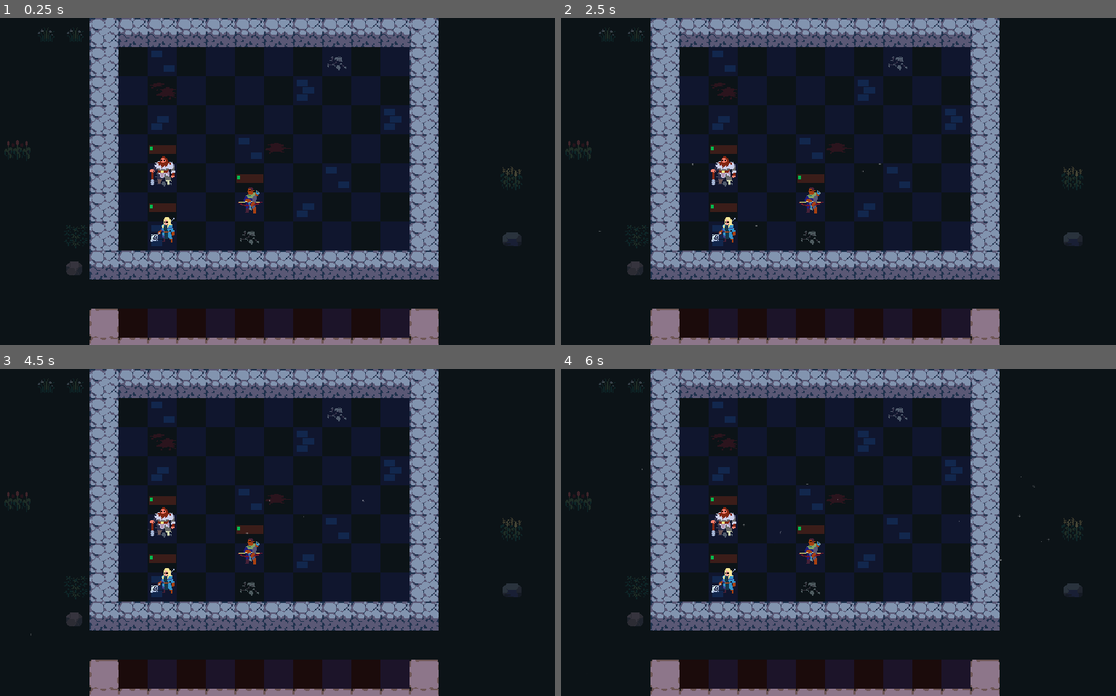
Above: before the commit, frames 1-4 (two rows, left to right).
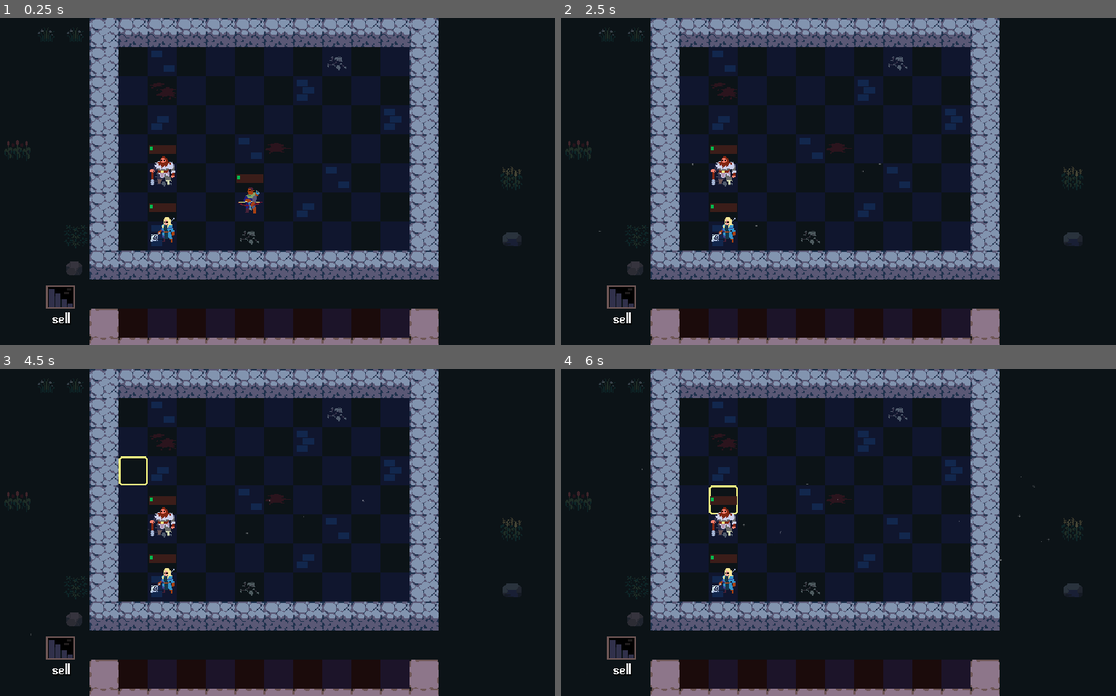
Above: after the commit, the same moments.

Repository: AllanSechrist/autobattler
Game: Godot game, scene res://scenes/Arena/arena.tscn
Same seed, same stepped clock (60 frames per second), same inputs: the game is played once before the commit and once after it.
Inputs (mouse positions are in pixels of both pictures, inside the frame that each line leads up to):
- Up to frame 1 (0.25 s): no input
- Up to frame 2 (2.5 s): tap Enter at 0.5 s; drag from (721, 227) to (882, 109) at 0.52 s; drag from (721, 171) to (794, 246) at 1.27 s; move the mouse to (810, 201) at 2.02 s; press the mouse at (810, 201) at 2.03 s; tap S (quick_sell) at 2.3 s
- Up to frame 3 (4.5 s): release the mouse at (249, 552) at 2.75 s; tap Space at 2.75, 4.25 s; drag from (233, 597) to (88, 483) at 2.77 s; tap Enter at 3.5 s; move the mouse to (438, 581) at 3.52 s; hold S (quick_sell) 3.53-4.25 s; click (438, 581) at 3.67 s; drag from (88, 483) to (177, 450) at 4.27 s
- Up to frame 4 (6 s): tap Enter at 5 s; move the mouse to (855, 532) at 5.02 s; hold S (quick_sell) 5.03-5.75 s; click (855, 532) at 5.17 s; tap Space at 5.75 s; drag from (738, 450) to (721, 578) at 5.77 s

The runs differ from the first frame. In frame 1, 0.3% of the frame differs, in the area x 8-14%, y 81-94%; in frame 2, 0.5%; in frame 3, 0.6%, in the area x 8-48%, y 26-94%; in frame 4, 0.6%.

Commit message:
Finish sell portal

Diff:
--- a/data/units/odin.tres
+++ b/data/units/odin.tres
@@ -7,5 +7,6 @@
 name = "Odin"
 rarity = 2
 gold_cost = 4
+tier = 2
 skin_coordinates = Vector2i(1, 3)
 metadata/_custom_type_script = "uid://wk6repg2p3if"
--- a/project.godot
+++ b/project.godot
@@ -24,6 +24,10 @@
 window/stretch/mode="viewport"
 window/stretch/scale_mode="integer"
 
+[gui]
+
+theme/custom="uid://dfwyixi7xkn7k"
+
 [input]
 
 select={
--- a/scenes/Arena/arena.gd
+++ b/scenes/Arena/arena.gd
@@ -7,7 +7,9 @@
 
 @onready var unit_mover: UnitMover = $UnitMover
 @onready var unit_spawner: UnitSpawner = $UnitSpawner
+@onready var sell_portal: SellPortal = $SellPortal
 
 
 func _ready() -> void:
 	unit_spawner.unit_spawned.connect(unit_mover.setup_unit)
+	unit_spawner.unit_spawned.connect(sell_portal.setup_unit)
--- a/scenes/Arena/arena.tscn
+++ b/scenes/Arena/arena.tscn
@@ -12,6 +12,8 @@
 [ext_resource type="Script" uid="uid://c606owsn8dwlr" path="res://components/unit_spawner.gd" id="9_6w4xk"]
 [ext_resource type="Resource" uid="uid://oiqrmlnsh54q" path="res://data/units/odin.tres" id="9_s83md"]
 [ext_resource type="Resource" uid="uid://br7p6eabbpoj2" path="res://data/units/robin.tres" id="10_fv88w"]
+[ext_resource type="PackedScene" uid="uid://cykrshpjfsd1v" path="res://scenes/sell portal/sell_portal.tscn" id="13_s83md"]
+[ext_resource type="Resource" uid="uid://c83nqfvvcnigp" path="res://data/player/player_stats.tres" id="14_fv88w"]
 
 [sub_resource type="Curve" id="Curve_8iili"]
 _data = [Vector2(0, 0), 0.0, 0.0, 0, 0, Vector2(0.241158, 1), 0.0, 0.0, 0, 0, Vector2(0.752412, 1), 0.0, 0.0, 0, 0, Vector2(1, 0), 0.0, 0.0, 0, 0]
@@ -137,3 +139,7 @@
 script = ExtResource("9_6w4xk")
 bench = NodePath("../Bench")
 game_area = NodePath("../GameArea")
+
+[node name="SellPortal" parent="." instance=ExtResource("13_s83md")]
+position = Vector2(80, 288)
+player_stats = ExtResource("14_fv88w")
--- /dev/null
+++ b/scenes/sell portal/sell_portal.gd
@@ -0,0 +1,45 @@
+class_name SellPortal
+extends Area2D
+
+@export var player_stats: PlayerStats
+
+@onready var outline_highlighter: OutlineHighlighter = $OutlineHighlighter
+@onready var gold: HBoxContainer = %Gold
+@onready var gold_label: Label = %GoldLabel
+
+var current_unit: Unit
+
+func _ready() -> void:
+	var units := get_tree().get_nodes_in_group("units")
+	for unit: Unit in units:
+		setup_unit(unit)
+
+func setup_unit(unit: Unit) -> void:
+	unit.drag_and_drop.dropped.connect(_on_unit_dropped.bind(unit))
+	unit.quick_sell_pressed.connect(_sell_unit.bind(unit))
+
+func _sell_unit(unit: Unit) -> void:
+	player_stats.gold += unit.stats.get_gold_value()
+	# TODO give items back to item pool
+	# TODO put units back to the pool
+	print(player_stats.gold)
+
+	unit.queue_free()
+
+func _on_unit_dropped(_starting_position: Vector2, unit: Unit) -> void:
+	if unit and unit == current_unit:
+		_sell_unit(unit)
+
+func _on_area_entered(unit: Unit) -> void:
+	current_unit = unit
+	outline_highlighter.highlight()
+	gold_label.text = str(unit.stats.get_gold_value())
+	gold.show()
+
+
+func _on_area_exited(unit: Unit) -> void:
+	if unit and unit == current_unit:
+		current_unit = null
+
+	outline_highlighter.clear_highlight()
+	gold.hide()
--- a/scenes/sell portal/sell_portal.tscn
+++ b/scenes/sell portal/sell_portal.tscn
@@ -1,13 +1,20 @@
-[gd_scene load_steps=5 format=3 uid="uid://cykrshpjfsd1v"]
+[gd_scene load_steps=8 format=3 uid="uid://cykrshpjfsd1v"]
 
 [ext_resource type="Material" uid="uid://bb8m5fhpi4wqn" path="res://assets/shaders/2d_outline_shader.tres" id="1_is4ia"]
+[ext_resource type="Script" uid="uid://c2abv4png5g4x" path="res://scenes/sell portal/sell_portal.gd" id="1_wdlnr"]
 [ext_resource type="Texture2D" uid="uid://b1ro1ssup7dcp" path="res://assets/sprites/tiles.png" id="2_75lsn"]
 [ext_resource type="Script" uid="uid://7sjewfe8dsgu" path="res://components/outline_highlighter.gd" id="3_wdlnr"]
+[ext_resource type="Texture2D" uid="uid://c4awhqfup7o2k" path="res://assets/sprites/gold.png" id="4_75lsn"]
 
 [sub_resource type="CircleShape2D" id="CircleShape2D_i0dbo"]
 radius = 22.6274
 
+[sub_resource type="LabelSettings" id="LabelSettings_is4ia"]
+shadow_size = 2
+shadow_color = Color(0, 0, 0, 0.368627)
+
 [node name="SellPortal" type="Area2D"]
+script = ExtResource("1_wdlnr")
 
 [node name="Visuals" type="CanvasGroup" parent="."]
 material = ExtResource("1_is4ia")
@@ -31,6 +38,31 @@
 [node name="Label" type="Label" parent="."]
 offset_top = 36.0
 offset_right = 32.0
-offset_bottom = 59.0
+offset_bottom = 54.0
 text = "sell"
+label_settings = SubResource("LabelSettings_is4ia")
 horizontal_alignment = 1
+
+[node name="Gold" type="HBoxContainer" parent="."]
+unique_name_in_owner = true
+visible = false
+offset_top = 50.0
+offset_right = 32.0
+offset_bottom = 68.0
+alignment = 1
+
+[node name="GoldLabel" type="Label" parent="Gold"]
+unique_name_in_owner = true
+layout_mode = 2
+text = "99"
+label_settings = SubResource("LabelSettings_is4ia")
+
+[node name="TextureRect" type="TextureRect" parent="Gold"]
+custom_minimum_size = Vector2(8, 0)
+layout_mode = 2
+texture = ExtResource("4_75lsn")
+expand_mode = 1
+stretch_mode = 5
+
+[connection signal="area_entered" from="." to="." method="_on_area_entered"]
+[connection signal="area_exited" from="." to="." method="_on_area_exited"]
Not shown: 1 places in scenes/Arena/arena.tscn that only renumber resources
Not shown, added: scenes/sell portal/sell_portal.gd.uid
